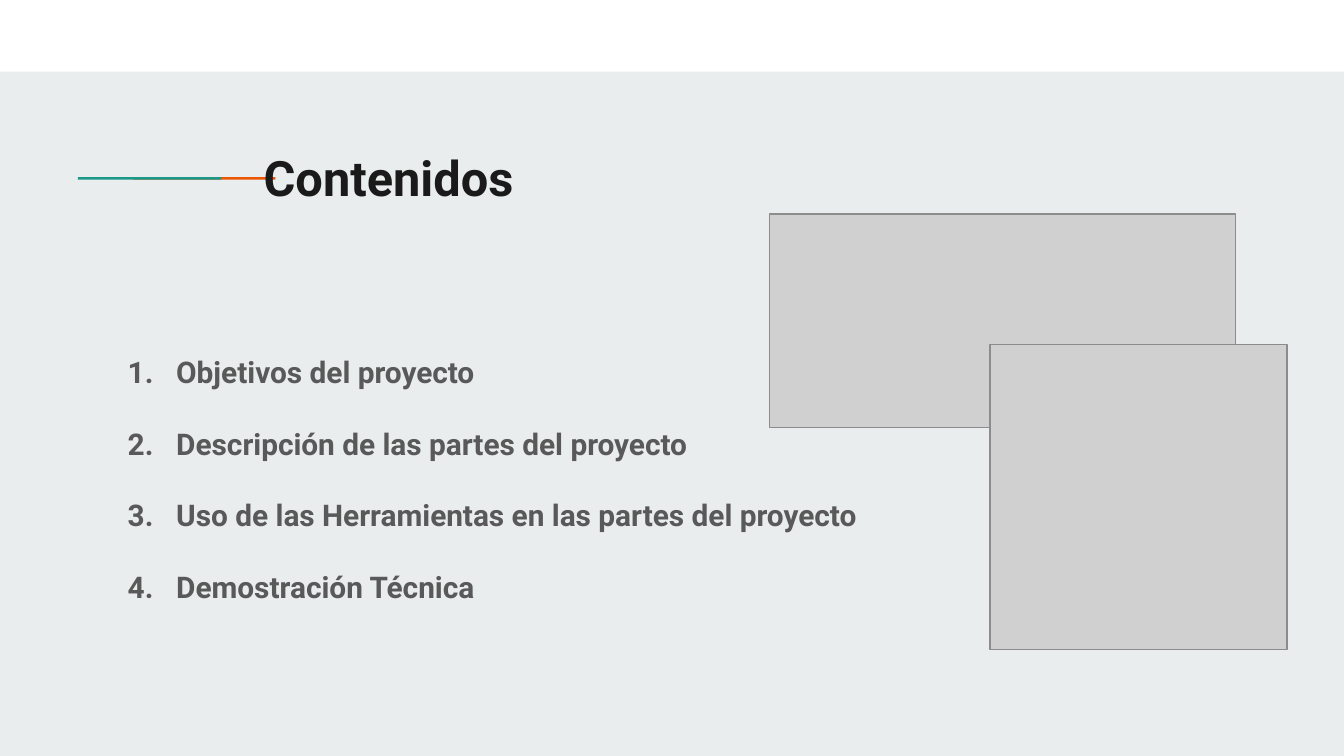
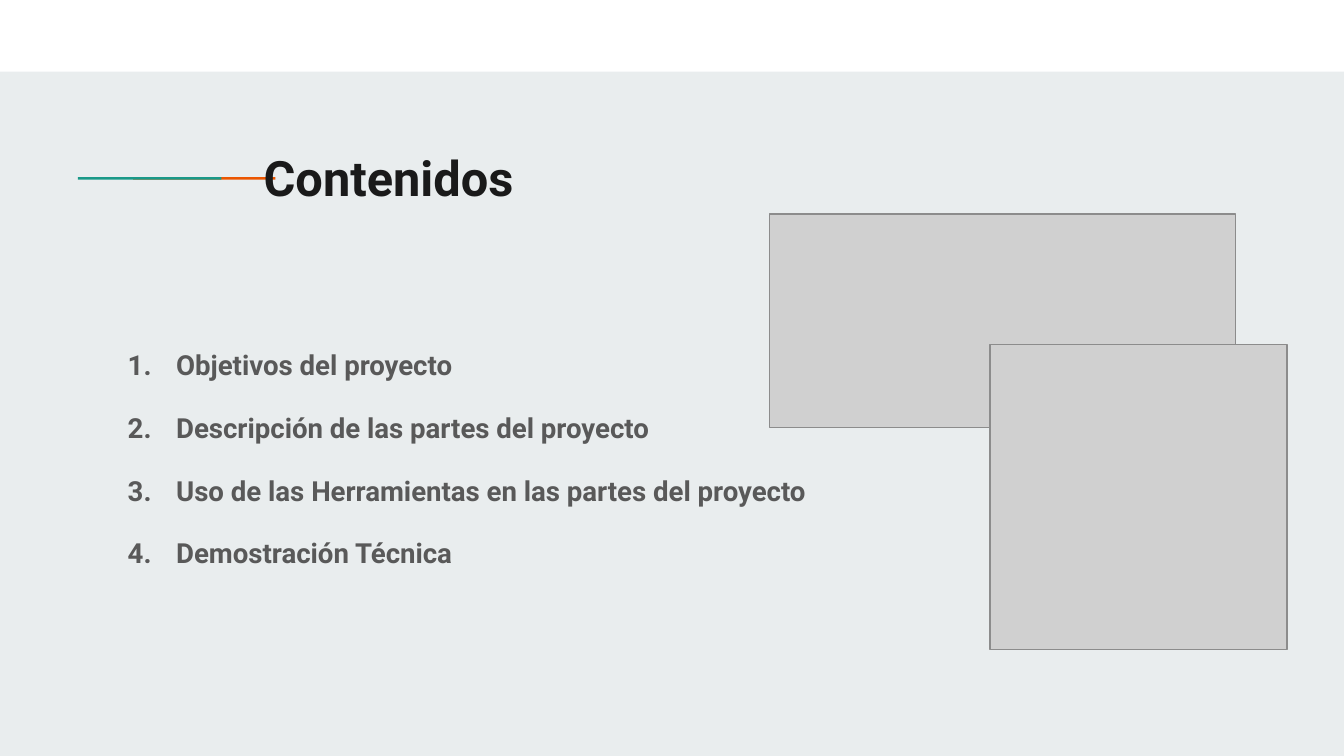
Before and after one commit to fraalepal/aii-nba, a slide deck: slide 2 of Documentacion/Trabajo AII Presentación Francisco Alé Palacios.pptx. Drawn at 1344x756 pixels with LibreOffice and Linux fonts; fonts in the diff are those of the drawing; grey boxes stand for pictures. Boxes give left, top, right and bottom in pixels: in the first picture for what was removed or moved away, otherwise in the second. Text is boxed around its words. In the diff, an @@ line names an element or a change of style, - is before the commit and + after.

```diff
--- a/Documentacion/Trabajo AII Presentación Francisco Alé Palacios.pptx
+++ b/Documentacion/Trabajo AII Presentación Francisco Alé Palacios.pptx
@@ subtitle "Objetivos del proyecto" at [176,354,806,563]: size 16 to 14.8 pt; line spacing 2 to 1.9 @@
```
Also in this commit, not shown: 3 other slides changed, 33 other files.
